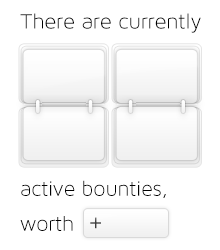
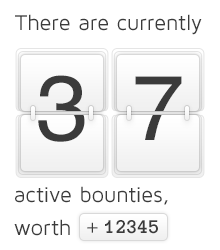
Comparing the layer stacks of the two 220×250 images. Changes:
removed group "Shine" (2 layers) from group "<< Overlays >>" over <box>14,52,205,243</box>
removed layer "Bounty Count Shine" (was 30%) from group "Shine" over <box>14,52,205,243</box>
showed group "<< Text >>" (4 layers) over <box>38,72,182,234</box>
added group "Count" with 2 layers in group "<< Text >>" over <box>38,75,182,142</box>
removed group "Left Flipper" (7 layers) from group "<< Background >>" over <box>19,44,108,167</box>
removed layer "Top Square -2" (1st of 2, in "<< Background >>" › "Left Flipper") from group "Left Flipper" over <box>19,44,108,103</box>
removed layer "Bottom Square -2" (1st of 2, in "<< Background >>" › "Left Flipper") from group "Left Flipper" over <box>19,108,108,167</box>
removed group "Right Flipper" (7 layers) from group "<< Background >>" over <box>112,44,201,167</box>
added group "Flippers" with 14 layers in group "<< Background >>" over <box>16,49,204,177</box>
added group "Left" (6th of 6, in "<< Background >>" › "Flippers") with 6 layers in group "Flippers" over <box>16,49,108,177</box>
added layer "Top - 3" (1st of 2, in "<< Background >>" › "Flippers" › "Left") in group "Left" over <box>16,49,108,111</box>
added layer "Bottom - 3" (1st of 2, in "<< Background >>" › "Flippers" › "Left") in group "Left" over <box>16,115,108,177</box>
added group "Right" (6th of 6, in "<< Background >>" › "Flippers") with 6 layers in group "Flippers" over <box>112,49,204,177</box>
added layer "Top - 3" (2nd of 2, in "<< Background >>" › "Flippers" › "Right") in group "Right" over <box>112,49,204,111</box>
added layer "Bottom - 3" (2nd of 2, in "<< Background >>" › "Flippers" › "Right") in group "Right" over <box>112,115,204,177</box>
painted on "active bounties, worth" over <box>14,180,168,236</box>
…and 41 more changes (17 added, 6 painted, 18 removed, 2 renamed, 2 stack)
